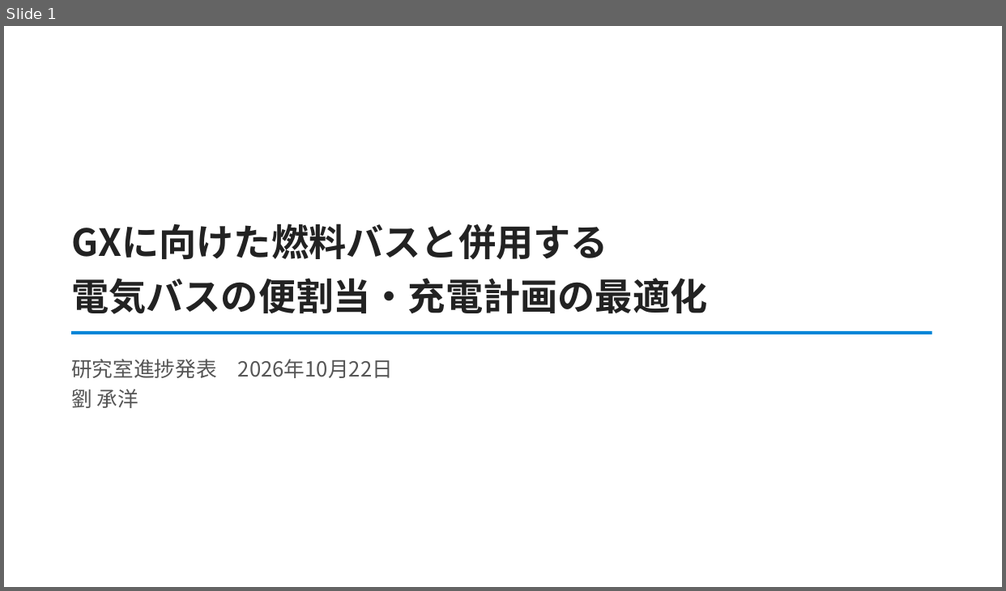
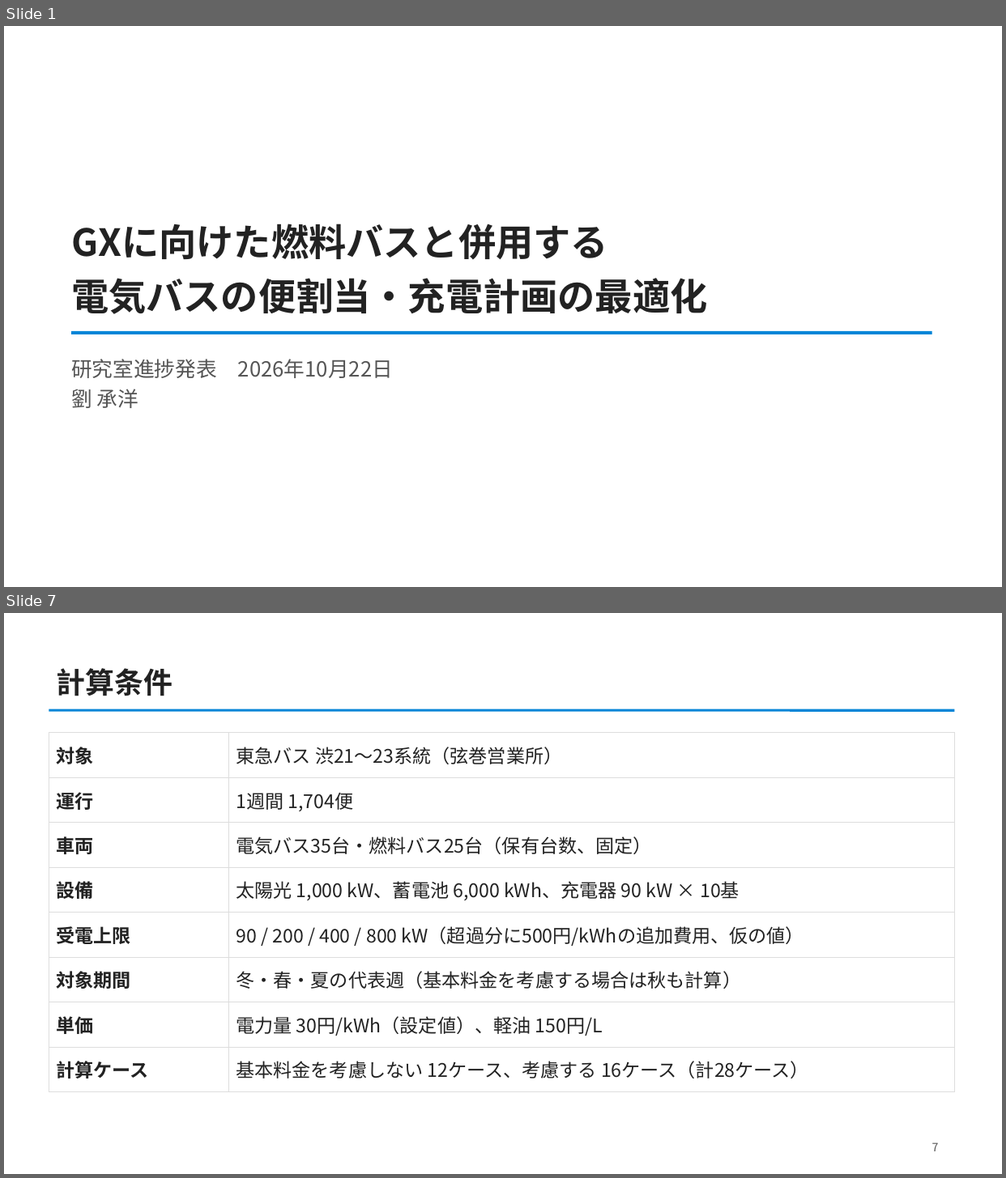
Before and after one commit to CYLIU2003/master-course, a slide deck: outcome/2026-10-22_lab_progress/lab_progress_20261022.pptx. Shown one above the other, each under a label of ours: slide 1 before the commit, slides 1 and 7 after it; the slides between them are not shown. The pictures are 1006x591 and 1006x1178 pixels, drawn with LibreOffice and Linux fonts; fonts in the diff are those of the drawing. Boxes give left, top, right and bottom in pixels: in the first picture for what was removed or moved away, otherwise in the second. Text is boxed around its words. In the diff, an @@ line names an element or a change of style, - is before the commit and + after.

```diff
--- a/outcome/2026-10-22_lab_progress/lab_progress_20261022.pptx
+++ b/outcome/2026-10-22_lab_progress/lab_progress_20261022.pptx
@@ slide 7 added at (4, 613, 1002, 1174), background #FFFFFF @@
@@ title added at (57, 668, 173, 696), 28 pt, text #222222, bold @@
+計算条件
@@ line added from (49, 710) to (955, 710), #0485D7 2.5 pt @@
@@ table added at (49, 733, 955, 1082), 8 rows, 2 columns @@
+対象 | 東急バス 渋21〜23系統（弦巻営業所）
+運行 | 1週間 1,704便
+車両 | 電気バス35台・燃料バス25台（保有台数、固定）
+設備 | 太陽光 1,000 kW、蓄電池 6,000 kWh、充電器 90 kW × 10基
+受電上限 | 90 / 200 / 400 / 800 kW（超過分に500円/kWhの追加費用、仮の値）
+対象期間 | 冬・春・夏の代表週（基本料金を考慮する場合は秋も計算）
+単価 | 電力量 30円/kWh（設定値）、軽油 150円/L
+計算ケース | 基本料金を考慮しない 12ケース、考慮する 16ケース（計28ケース）
@@ page number added at (932, 1143, 939, 1152), 11 pt, text #555555 @@
+7
```
Also in this commit, not shown: 9 slides changed, 1 other slide added, 1 slide removed, 1 other file.
